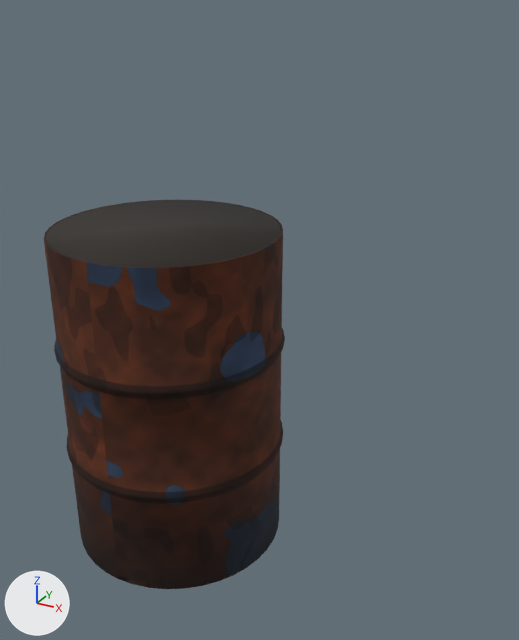
The glTF model assets/models/items/weathered.glb: old version first, new version second.
One viewpoint serves both versions: a 50 mm lens placed at (1.032, -1.395, 1.388), pointed at (0.157, 0.197, 0.592). The axes (+X, +Y, +Z) are drawn at lower left. The lights are the same throughout. The picture after the commit comes second.

Objects in the first picture: 'BurnBarrel'.
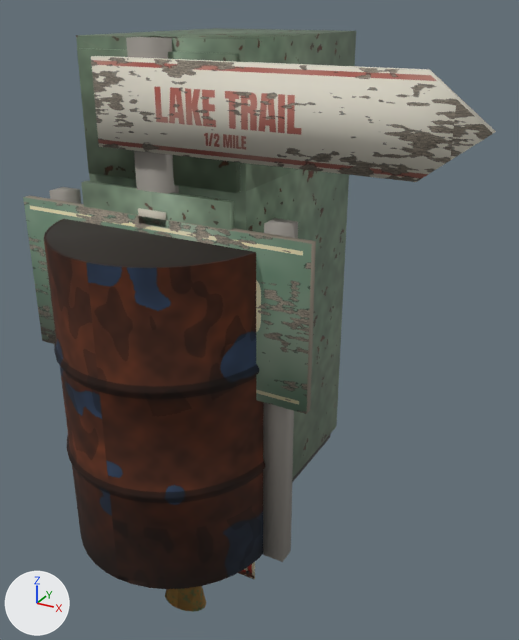
Where the change shows, as pixel boxes [x1, y1, x2, y2] in the pictures (519 x 640 px):
'Sign_Arrow', added: after [91, 36, 496, 194]
    faces in mat_w_sign_arrow (picture img_sign_arrow): [91, 56, 496, 182]
    faces in mat_w_post_grey (grey #959089): [126, 36, 179, 194]
'FilingCabinet', added: after [76, 28, 356, 482]
    faces in mat_w_filingcabinet (picture img_filing_green): [76, 28, 356, 479]
    faces in mat_w_card (pale yellow #cec8b8): [138, 208, 167, 227]
    faces in mat_w_iron_dark (dark grey #45423f): [292, 433, 331, 482]
'Sign_Firewood', added: after [23, 187, 316, 562]
    faces in mat_w_sign_firewood (picture img_sign_firewood): [23, 195, 316, 414]
    faces in mat_w_post_grey (grey #959089): [49, 187, 298, 562]
'Cowbell_Brass', added (brown): after [165, 586, 206, 612]
'Sign_Tin', added (mostly hidden): after [238, 562, 255, 579]
    faces in mat_w_sign_tin (picture img_sign_tin): [238, 562, 255, 579]

Diff of the bpy script that builds the scene:
```diff
--- a/assets/models/items/weathered.glb.py
+++ b/assets/models/items/weathered.glb.py
@@ ob_cowbell_brass @@
+ob_cowbell_brass = bpy.data.objects.new('Cowbell_Brass', me_cowbell_brass)  # 240 vertices, 396 faces; spans x -0.072..0.072, y -0.045..0.045, z -0.32..0.0; in mat_w_cowbell_brass (picture img_cowbell_brass), mat_w_bell_in (dark grey #302c27), mat_w_leather (brown #7c614b)
+ob_cowbell_brass.location = (0.0, 0.0, 0.0)
@@ ob_filingcabinet @@
+ob_filingcabinet = bpy.data.objects.new('FilingCabinet', me_filingcabinet)  # 112 vertices, 168 faces; spans x -0.23..0.23, y -0.075..0.62, z 0.0..1.32; in mat_w_filingcabinet (picture img_filing_green), mat_w_iron_dark (dark grey #45423f), mat_w_card (pale yellow #cec8b8)
+ob_filingcabinet.location = (0.0, 0.0, 0.0)
@@ ob_sign_tin @@
+ob_sign_tin = bpy.data.objects.new('Sign_Tin', me_sign_tin)  # a box spanning x -0.25..0.25, y -0.004..0.0, z -0.125..0.125, material slot 0; a box spanning x -0.234..-0.226, y -0.008..-0.004, z -0.109..-0.101, material slot 1; a box spanning x -0.234..-0.226, y -0.008..-0.004, z 0.101..0.109, material slot 1; a box spanning x 0.226..0.234, y -0.008..-0.004, z -0.109..-0.101, material slot 1; a box spanning x 0.226..0.234, y -0.008..-0.004, z 0.101..0.109, material slot 1; in mat_w_sign_tin (picture img_sign_tin), mat_w_iron_dark (dark grey #45423f)
+ob_sign_tin.location = (0.0, 0.0, 0.0)
@@ ob_sign_firewood @@
+ob_sign_firewood = bpy.data.objects.new('Sign_Firewood', me_sign_firewood)  # a box spanning x -0.42..0.42, y -0.052..-0.03, z 0.5..0.92, material slot 0; a box spanning x -0.35..-0.29, y -0.025..0.025, z 0.0..0.94, material slot 1; a box spanning x 0.29..0.35, y -0.025..0.025, z 0.0..0.94, material slot 1; in mat_w_sign_firewood (picture img_sign_firewood), mat_w_post_grey (grey #959089)
+ob_sign_firewood.location = (0.0, 0.0, 0.0)
@@ ob_sign_arrow @@
+ob_sign_arrow = bpy.data.objects.new('Sign_Arrow', me_sign_arrow)  # 18 vertices, 28 faces; spans x -0.13..0.77, y -0.069..0.045, z 0.0..1.32; in mat_w_sign_arrow (picture img_sign_arrow), mat_w_post_grey (grey #959089)
+ob_sign_arrow.location = (0.0, 0.0, 0.0)
```
